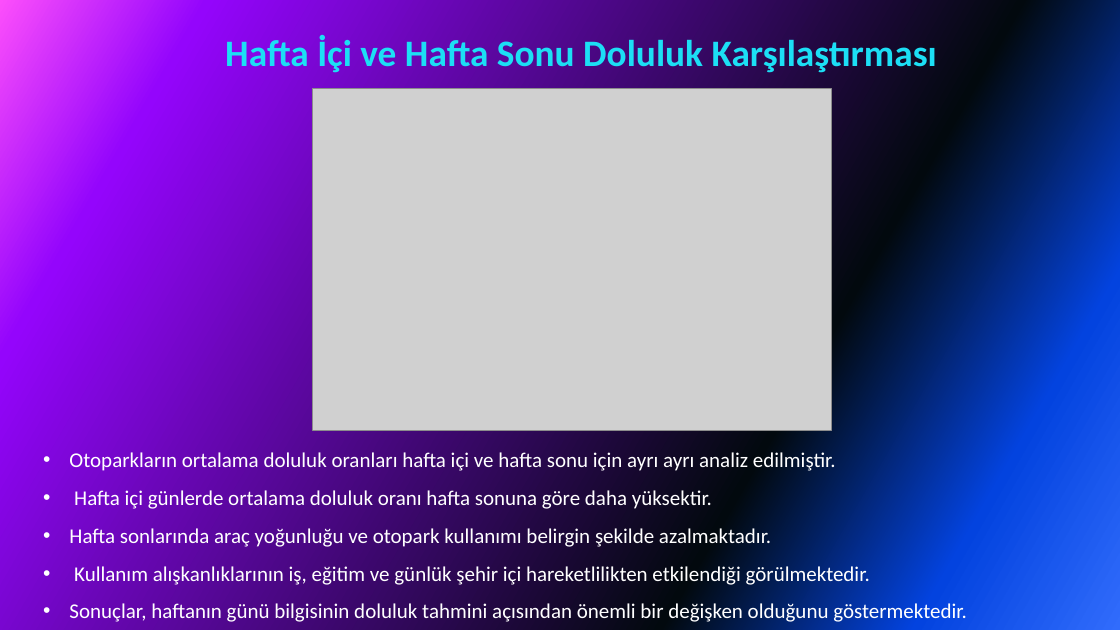
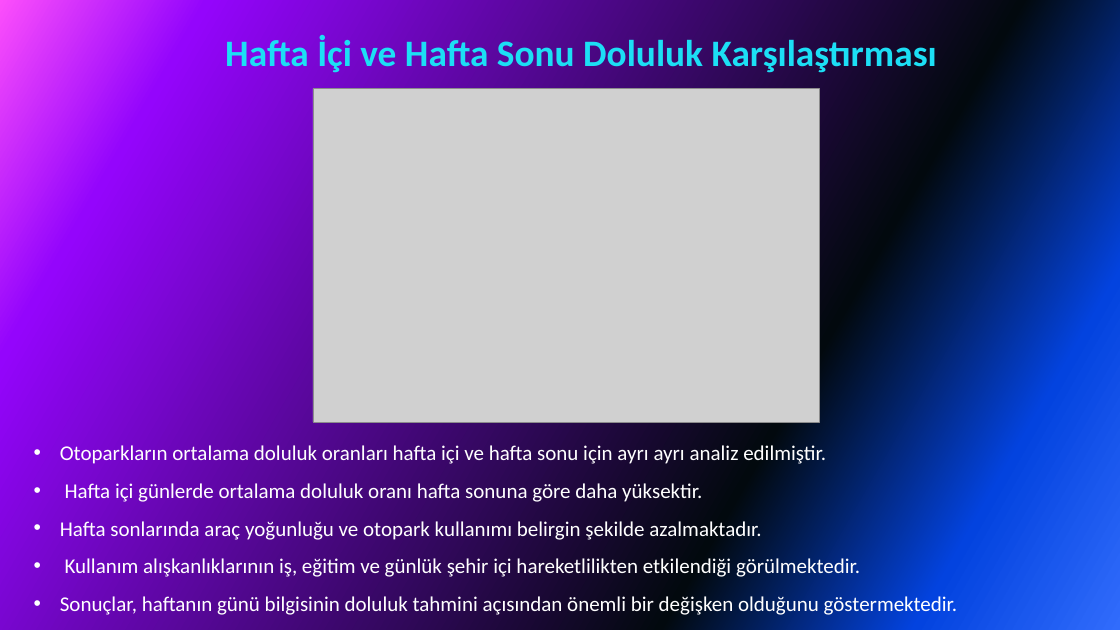
Before and after one commit to Yapay-Sinir-Aglari-Proje/Akilli_Park, a slide deck: slide 18 of AKILLI PARK SUNUM (01.06.2026).pptx. Drawn at 1120x630 pixels with LibreOffice and Linux fonts; fonts in the diff are those of the drawing; grey boxes stand for pictures. Boxes give left, top, right and bottom in pixels: in the first picture for what was removed or moved away, otherwise in the second. Text is boxed around its words. In the diff, an @@ line names an element or a change of style, - is before the commit and + after.

```diff
--- a/AKILLI PARK SUNUM (01.06.2026).pptx
+++ b/AKILLI PARK SUNUM (01.06.2026).pptx
@@ picture: place and size @@
-picture at box(313, 89, 832, 430)
+picture at box(313, 89, 820, 423)
@@ text "Otoparkların ortalama doluluk oranları hafta ...": place and size @@
-text "Otoparkların ortalama doluluk oranları hafta ..." at box(69, 450, 967, 625)
+text "Otoparkların ortalama doluluk oranları hafta ..." at box(60, 445, 958, 618)
```
Also in this commit, not shown: 22 other slides changed.
